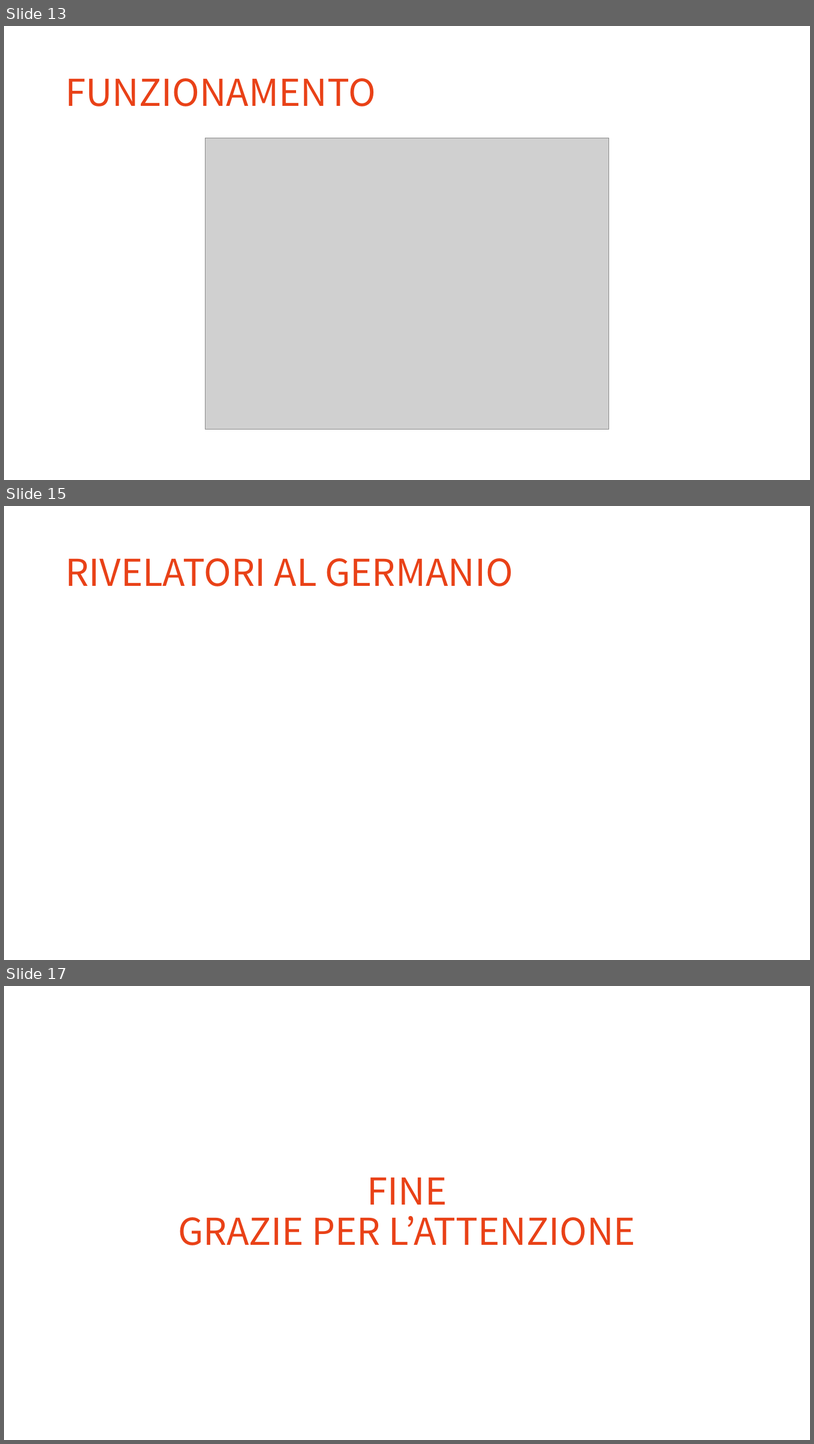
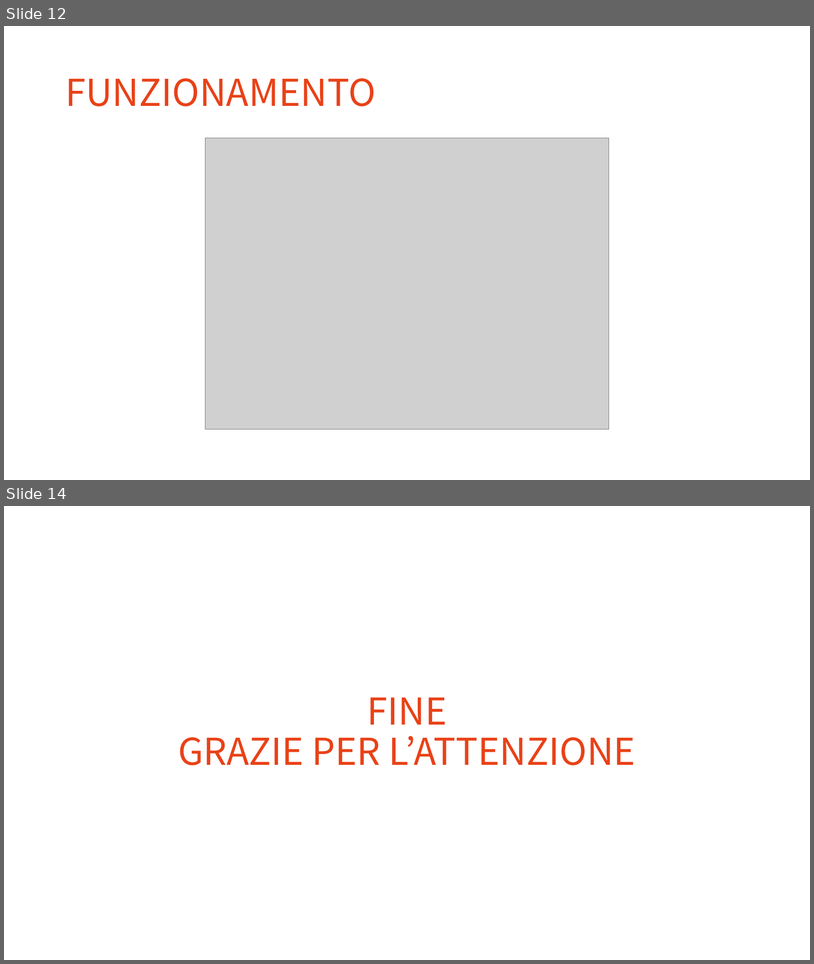
Before and after one commit to marcogobbo/lab-nucleare-subnucleare, a slide deck: Presentazione LAB3.pptx. Shown one above the other, each under a label of ours: slides 13, 15 and 17 before the commit, slides 12 and 14 after it; the slides between them are not shown. The pictures are 814x1444 and 814x964 pixels, drawn with LibreOffice and Linux fonts; fonts in the diff are those of the drawing; grey boxes stand for pictures. Boxes give left, top, right and bottom in pixels: in the first picture for what was removed or moved away, otherwise in the second. Text is boxed around its words. In the diff, an @@ line names an element or a change of style, - is before the commit and + after.

```diff
--- a/Presentazione LAB3.pptx
+++ b/Presentazione LAB3.pptx
@@ slide 15 removed at (4,506,810,960), background #FFFFFF @@
@@ title removed at (65,558,513,586) @@
-RIVELATORI AL GERMANIO
@@ what was slide 13 is now slide 12 @@
@@ what was slide 17 is now slide 14 @@
```
Also in this commit, not shown: 1 slide changed, 2 other slides removed.
